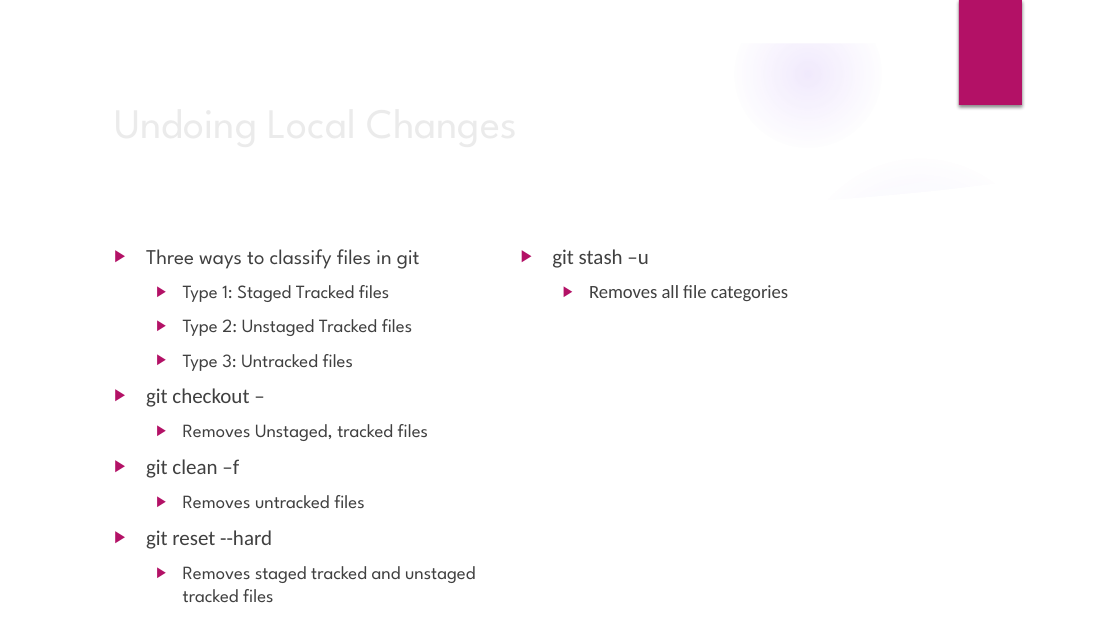
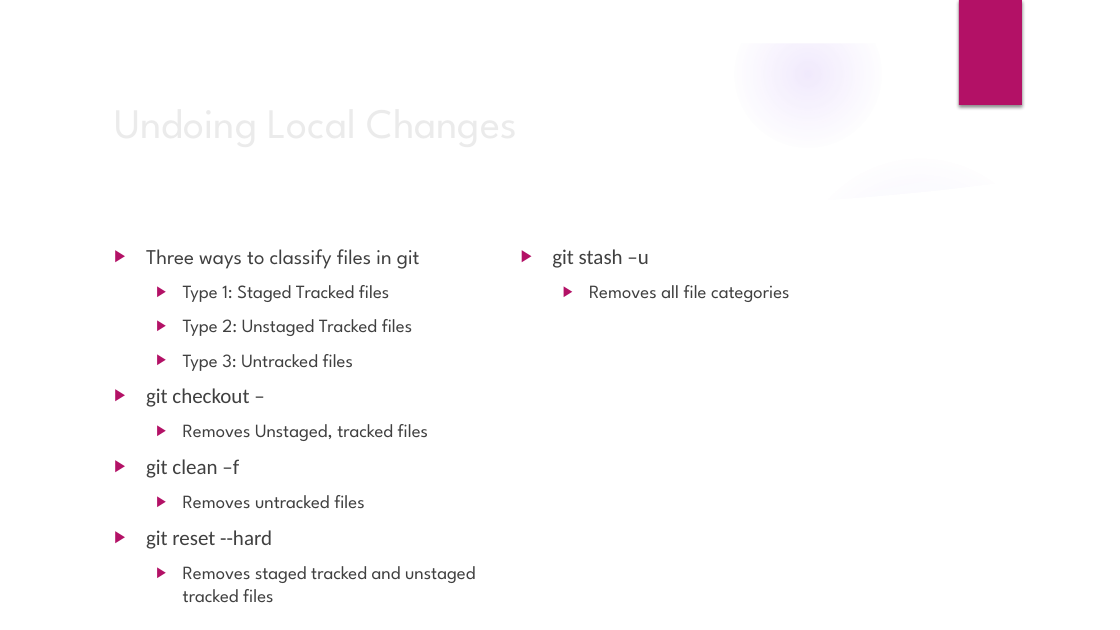
Before and after one commit to CalebBertels/SEinclass, a slide deck: slide 11 of Git.pptx (slide 12 before the commit). Drawn at 1120x630 pixels with LibreOffice and Linux fonts; fonts in the diff are those of the drawing; background and template pictures are left out. Boxes give left, top, right and bottom in pixels: in the first picture for what was removed or moved away, otherwise in the second. Text is boxed around its words. In the diff, an @@ line names an element or a change of style, - is before the commit and + after.

Commit message:
Updated powerpoint again

```diff
--- a/Git.pptx
+++ b/Git.pptx
@@ text at (589, 285, 790, 302): font Calibri to League Spartan in "Removes all file categories" @@
```
Also in this commit, not shown: 3 other slides changed, 1 slide removed.
